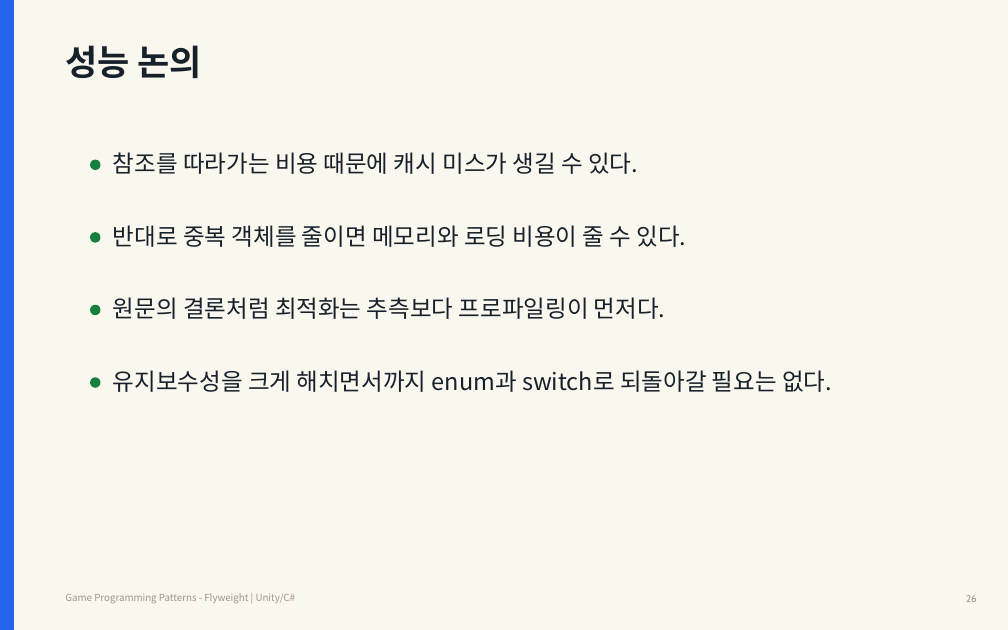
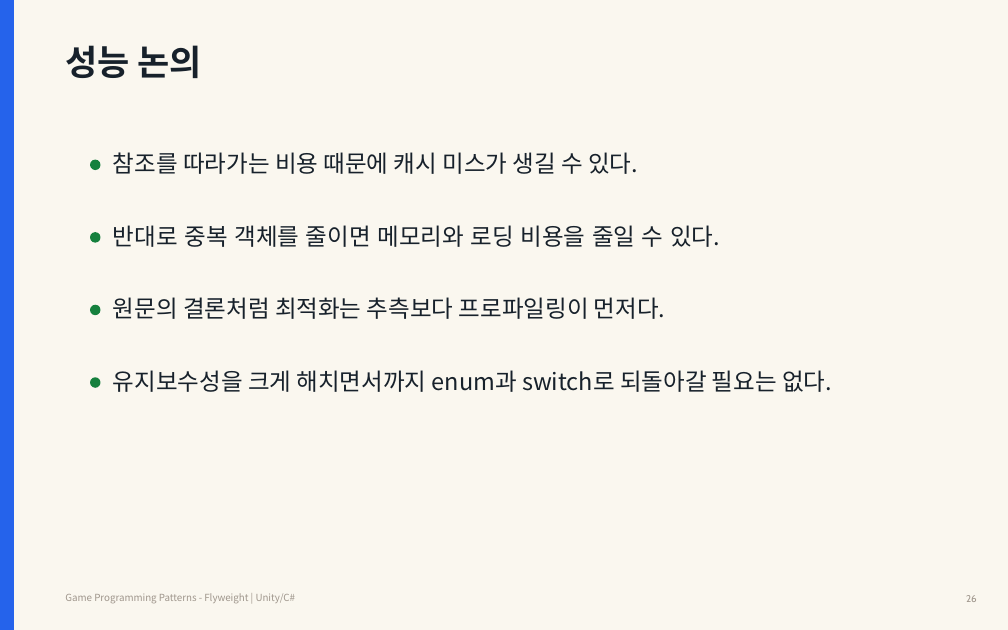
Before and after one commit to Meerkat-GMD/unity-programming-pattern, a slide deck: slide 26 of 03차시_Flyweight/강의자료/유니티 프로그래밍 패턴 3차시 - Flyweight.pptx. Drawn at 1008x630 pixels with LibreOffice and Linux fonts; fonts in the diff are those of the drawing. Boxes give left, top, right and bottom in pixels: in the first picture for what was removed or moved away, otherwise in the second. Text is boxed around its words. In the diff, an @@ line names an element or a change of style, - is before the commit and + after.

```diff
--- a/03차시_Flyweight/강의자료/유니티 프로그래밍 패턴 3차시 - Flyweight.pptx
+++ b/03차시_Flyweight/강의자료/유니티 프로그래밍 패턴 3차시 - Flyweight.pptx
@@ text at [113,225,720,247]: text changed @@
-반대로 중복 객체를 줄이면 메모리와 로딩 비용이 줄 수 있다.
+반대로 중복 객체를 줄이면 메모리와 로딩 비용을 줄일 수 있다.
```
Also in this commit, not shown: 13 other slides changed.
